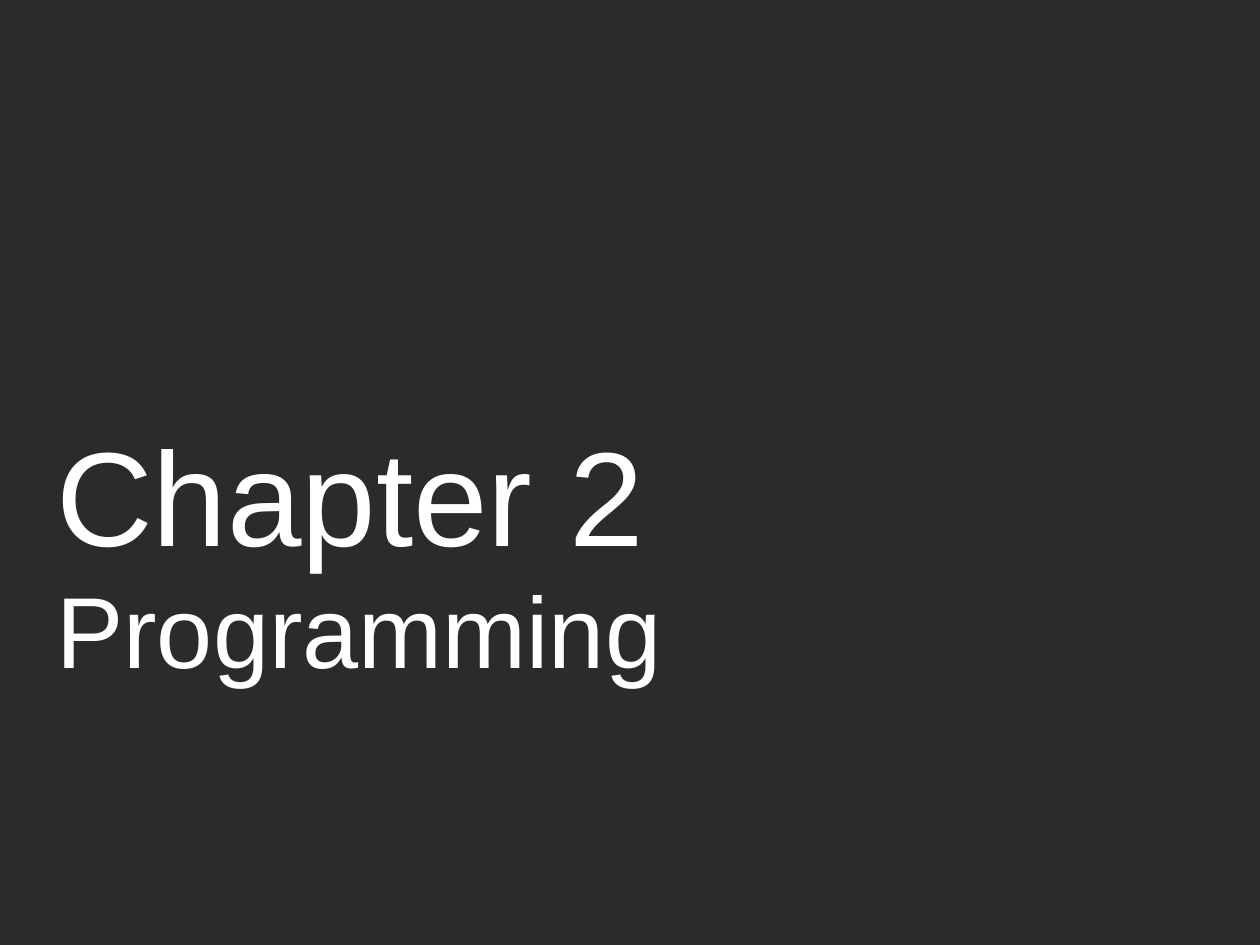
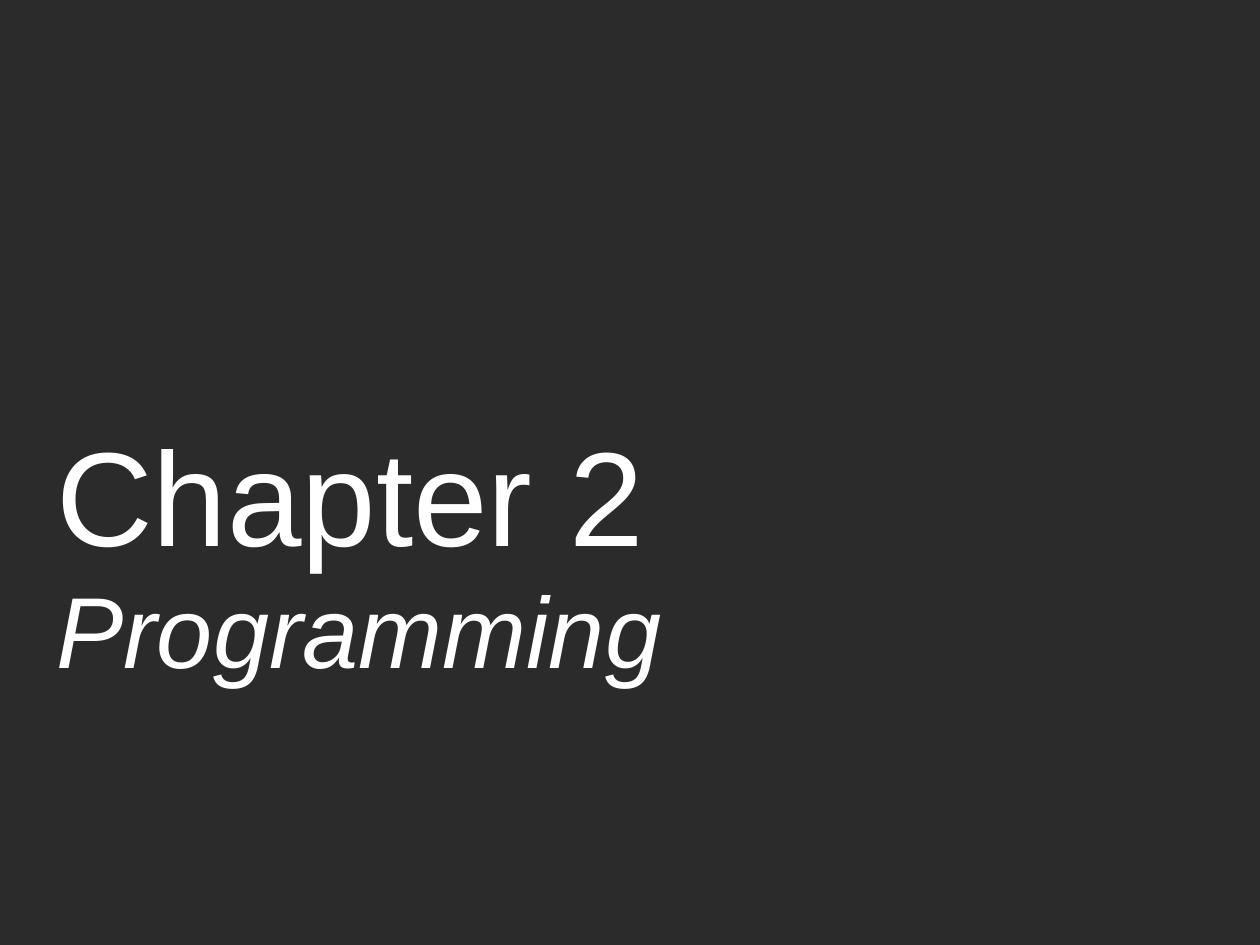
Before and after one commit to dondi/javascript-book, a slide deck: slide 1 of presentations/Chapter_2_Presentation.ppt. Drawn at 1260x945 pixels with LibreOffice and Linux fonts; fonts in the diff are those of the drawing; background and template pictures are left out; a plain dark background stands for a picture behind light text. Boxes give left, top, right and bottom in pixels: in the first picture for what was removed or moved away, otherwise in the second. Text is boxed around its words. In the diff, an @@ line names an element or a change of style, - is before the commit and + after.

```diff
--- a/presentations/Chapter_2_Presentation.ppt
+++ b/presentations/Chapter_2_Presentation.ppt
@@ text at (56, 595, 661, 686): italic on in "Programming" @@
```
Also in this commit, not shown: 1 other file.
